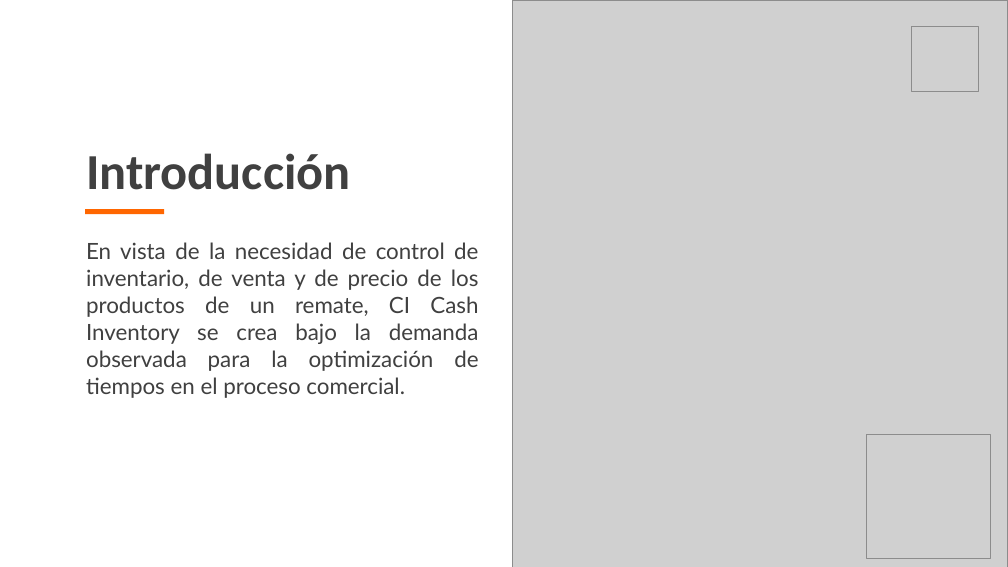
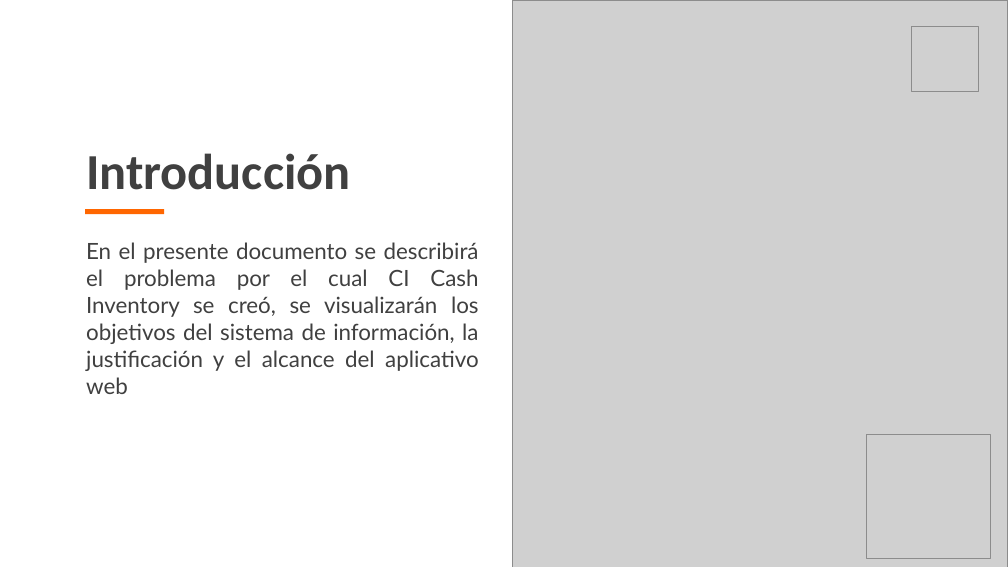
Before and after one commit to bsgaleano20/proyecto_tec_adsi, a slide deck: slide 2 of app/app_documentacion/1er_trim/1_1_1_presentacion_proyecto.pptx. Drawn at 1008x567 pixels with LibreOffice and Linux fonts; fonts in the diff are those of the drawing; grey boxes stand for pictures; background and template pictures are left out. Boxes give left, top, right and bottom in pixels: in the first picture for what was removed or moved away, otherwise in the second. Text is boxed around its words. In the diff, an @@ line names an element or a change of style, - is before the commit and + after.

Commit message:
Correcciónes realizadas por el profesor en diapositvias y diagramas de proceso

```diff
--- a/app/app_documentacion/1er_trim/1_1_1_presentacion_proyecto.pptx
+++ b/app/app_documentacion/1er_trim/1_1_1_presentacion_proyecto.pptx
@@ text at box(86, 242, 479, 371): text changed @@
-En vista de la necesidad de control de inventario, de venta y de precio de los productos de un remate, CI Cash Inventory se crea bajo la demanda observada para la optimización de tiempos en el proceso comercial.
+En el presente documento se describirá el problema por el cual CI Cash Inventory se creó, se visualizarán los objetivos del sistema de información, la justificación y el alcance del aplicativo web
```
Also in this commit, not shown: 6 other slides changed, 6 slides added, 3 slides removed, 8 other files.
